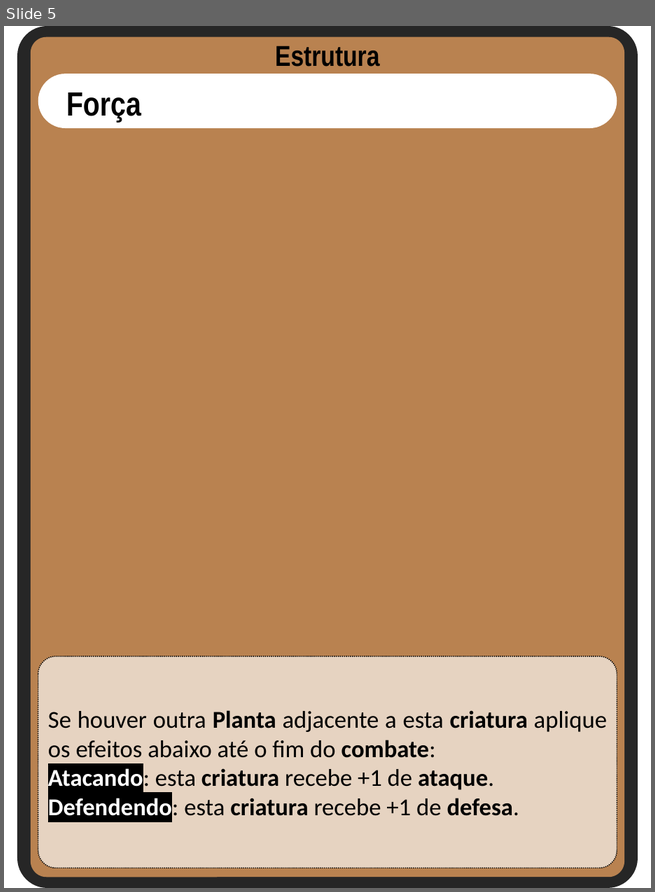
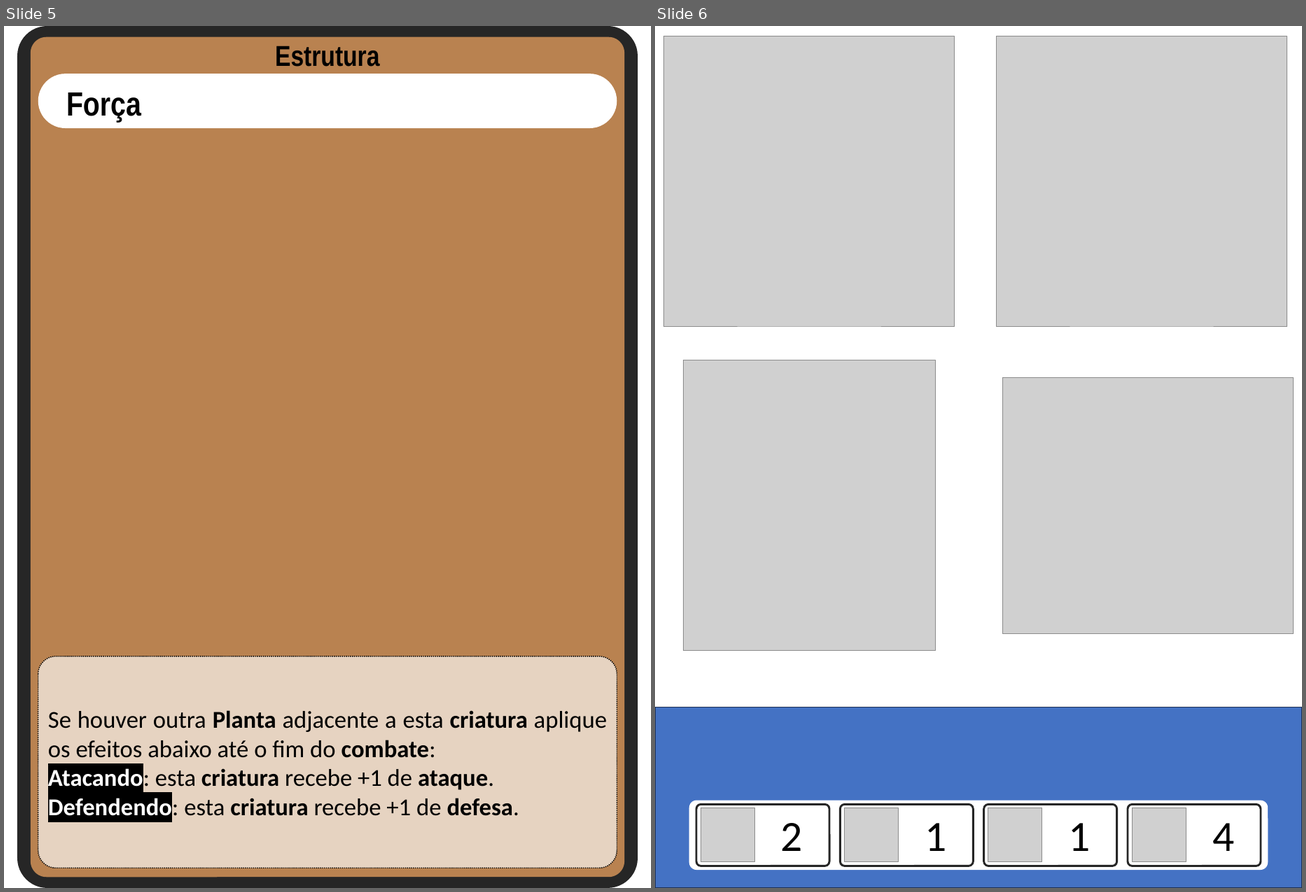
Before and after one commit to Aleyxom/Minimalist-Card-Game, a slide deck: designs/design cartas.pptx. Shown side by side, each under a label of ours: slide 5 before the commit, slides 5 and 6 after it. The pictures are 655x892 and 1306x892 pixels, drawn with LibreOffice and Linux fonts; fonts in the diff are those of the drawing; grey boxes stand for pictures. Boxes give left, top, right and bottom in pixels: in the first picture for what was removed or moved away, otherwise in the second. Text is boxed around its words. In the diff, an @@ line names an element or a change of style, - is before the commit and + after.

```diff
--- a/designs/design cartas.pptx
+++ b/designs/design cartas.pptx
@@ slide 6 added at (655, 26, 1302, 888), background #FFFFFF @@
@@ picture added at (663, 36, 955, 326) @@
@@ picture added at (996, 36, 1287, 326) @@
@@ picture added at (683, 361, 935, 651) @@
@@ picture added at (1002, 378, 1293, 634) @@
@@ rectangle added at (655, 707, 1302, 888), fill #4472C4, outline #1E3256 1 pt @@
@@ group added at (689, 801, 1267, 871): 5 rounded rectangles, 4 texts, 4 pictures @@
+2
+4
+1
+1
```
Also in this commit, not shown: 1 slide changed, 13 other files.
